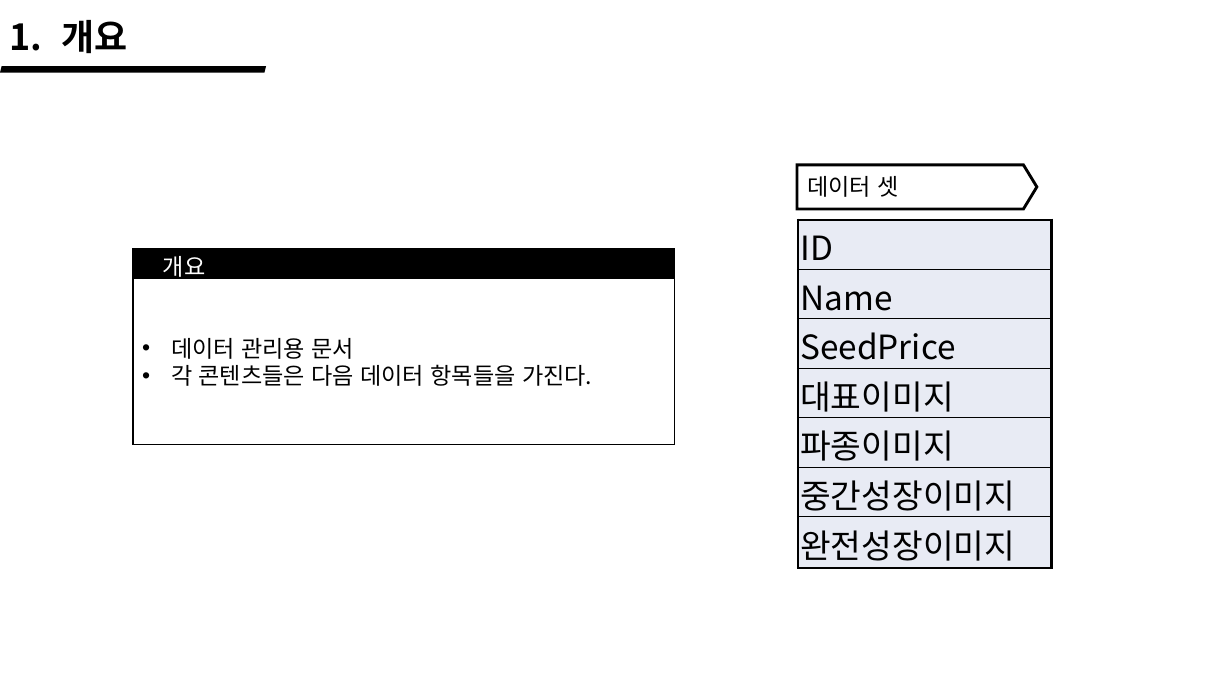
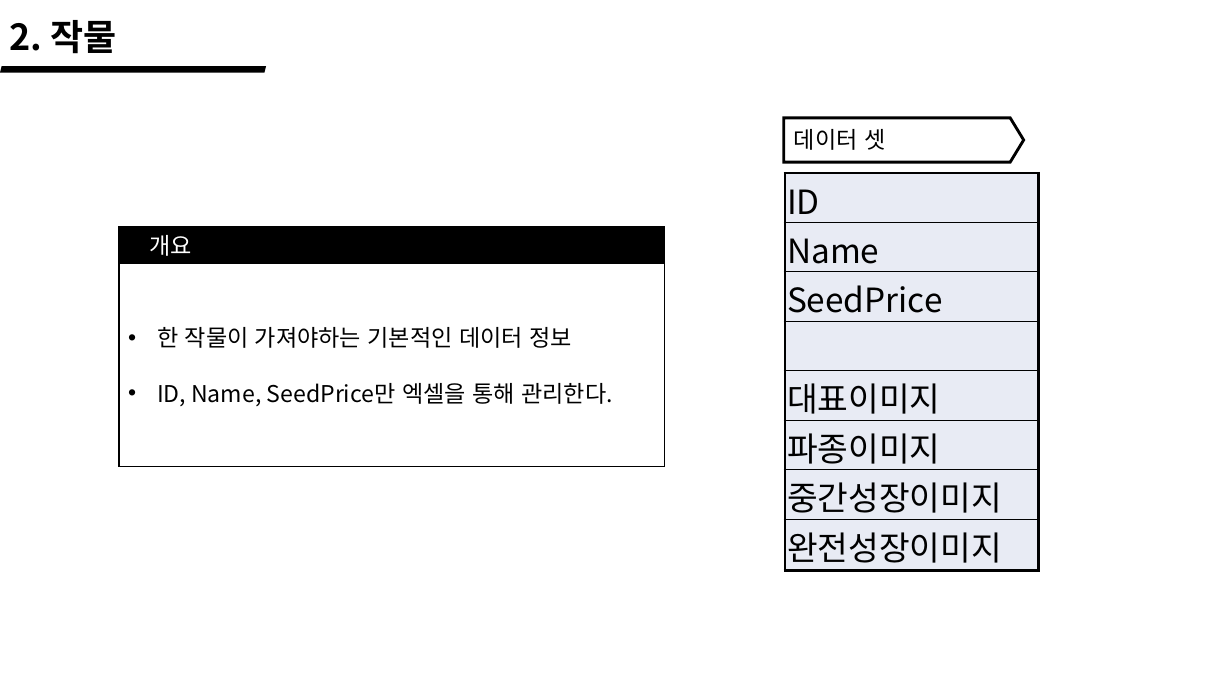
Before and after one commit to wlrud753/CarryCarrot, a slide deck: slide 5 of 기획서/당근키우기 콘텐츠 양식.pptx (slide 3 before the commit). Drawn at 1232x693 pixels with LibreOffice and Linux fonts; fonts in the diff are those of the drawing. Boxes give left, top, right and bottom in pixels: in the first picture for what was removed or moved away, otherwise in the second. Text is boxed around its words. In the diff, an @@ line names an element or a change of style, - is before the commit and + after.

Commit message:
콘텐츠 수정(스킬 추가 및 양식 변경)

```diff
--- a/기획서/당근키우기 콘텐츠 양식.pptx
+++ b/기획서/당근키우기 콘텐츠 양식.pptx
@@ text at (x1=9, y1=20, x2=116, y2=54): text changed @@
-1. 개요
+2. 작물
@@ pentagon arrow moved from (x1=798, y1=165, x2=1038, y2=209) to (x1=784, y1=118, x2=1024, y2=163) @@
@@ text "데이터 셋" moved from (x1=807, y1=176, x2=898, y2=197) to (x1=794, y1=129, x2=885, y2=150) @@
@@ table at (x1=785, y1=173, x2=1038, y2=570) @@
+row 4: 
@@ table resized from (x1=799, y1=220, x2=1052, y2=568) to (x1=785, y1=173, x2=1038, y2=570) @@
@@ rectangle resized from (x1=133, y1=249, x2=675, y2=445) to (x1=119, y1=226, x2=665, y2=467) @@
@@ text "개요" rewrapped from (x1=163, y1=256, x2=206, y2=281) to (x1=149, y1=235, x2=192, y2=256) @@
@@ rectangle "한 작물이 가져야하는 기본적인 데이터 ..." resized from (x1=133, y1=279, x2=675, y2=445) to (x1=119, y1=263, x2=665, y2=467) @@
@@ text in rectangle at (x1=157, y1=327, x2=612, y2=406): text changed @@
-• 데이터 관리용 문서
-• 각 콘텐츠들은 다음 데이터 항목들을 가진다.
+• 한 작물이 가져야하는 기본적인 데이터 정보
+• ID, Name, SeedPrice만 엑셀을 통해 관리한다.
```
Also in this commit, not shown: 3 other slides changed, 2 slides added, 1 other file.
